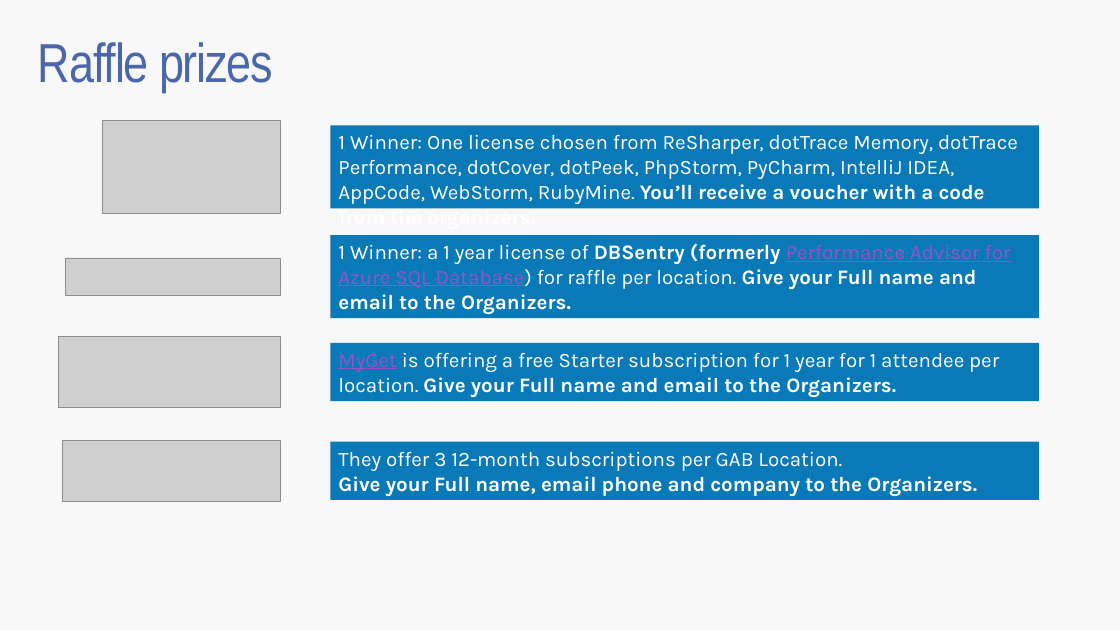
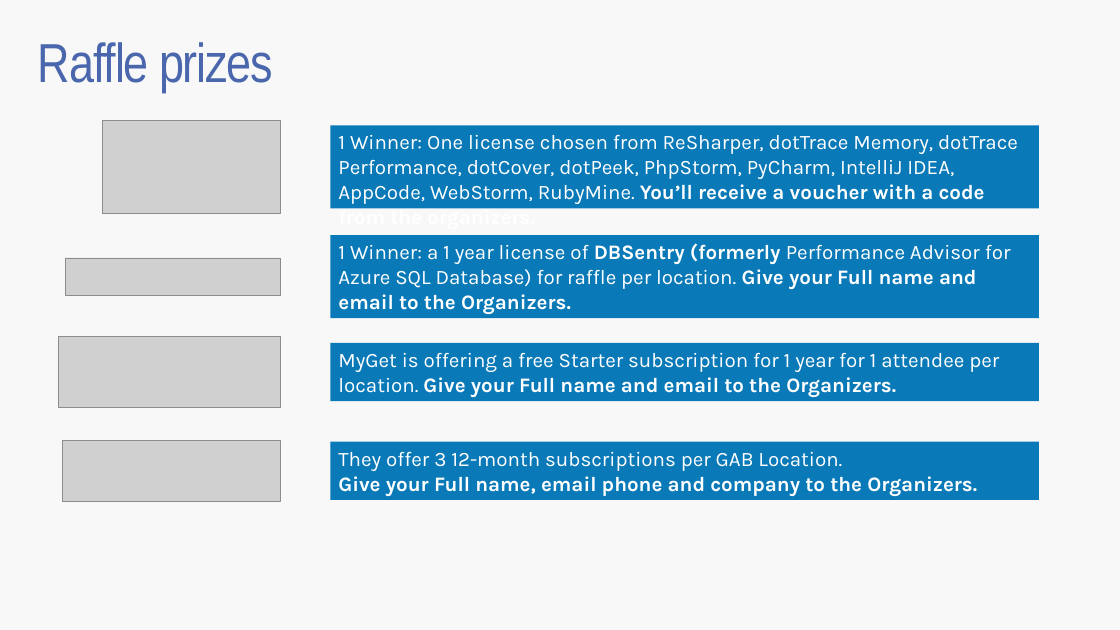
Before and after one commit to Tapanila/GlobalAzure, a slide deck: slide 8 of Presentations/0 Global Azure Finland Agenda.pptx. Drawn at 1120x630 pixels with LibreOffice and Linux fonts; fonts in the diff are those of the drawing; grey boxes stand for pictures; background and template pictures are left out. Boxes give left, top, right and bottom in pixels: in the first picture for what was removed or moved away, otherwise in the second. Text is boxed around its words. In the diff, an @@ line names an element or a change of style, - is before the commit and + after.

Commit message:
better colors

```diff
--- a/Presentations/0 Global Azure Finland Agenda.pptx
+++ b/Presentations/0 Global Azure Finland Agenda.pptx
@@ rectangle "1 Winner: a 1 year ..." at (x1=330, y1=235, x2=1039, y2=318): text colour #9454C3 to #FFFFFF, underline off in "Performance Advisor for Azure SQL Database)" @@
@@ rectangle "MyGet is offering a free ..." at (x1=330, y1=343, x2=1039, y2=401): text colour #9454C3 to #FFFFFF, underline off in "MyGet" @@
```
Also in this commit, not shown: 1 other slide changed.
